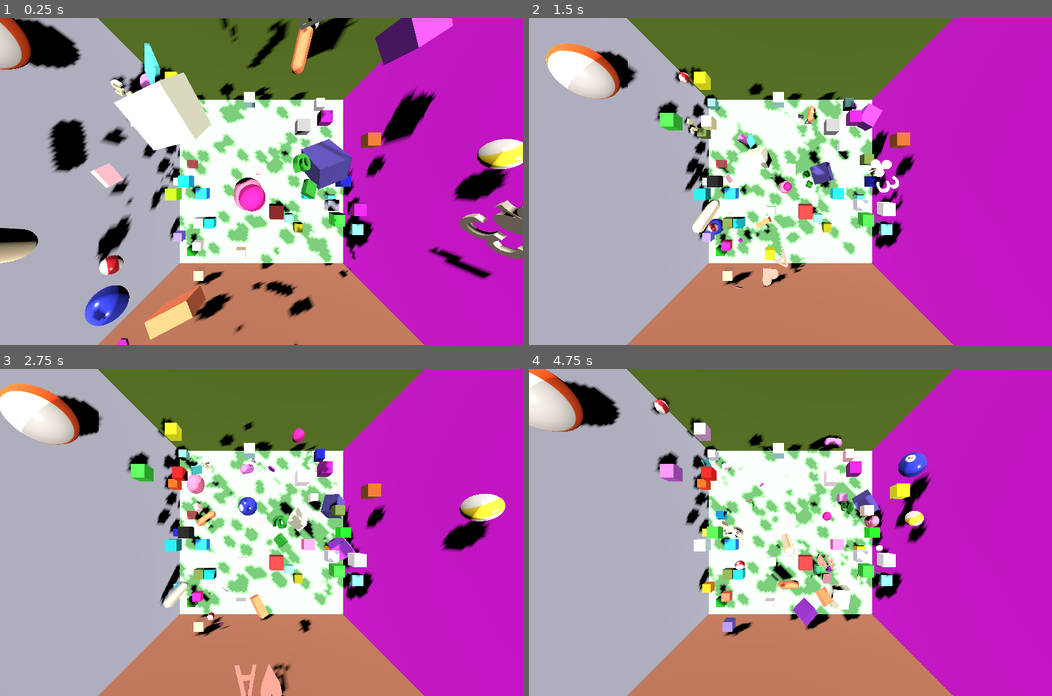
Above: before the commit, frames 1-4 (two rows, left to right).
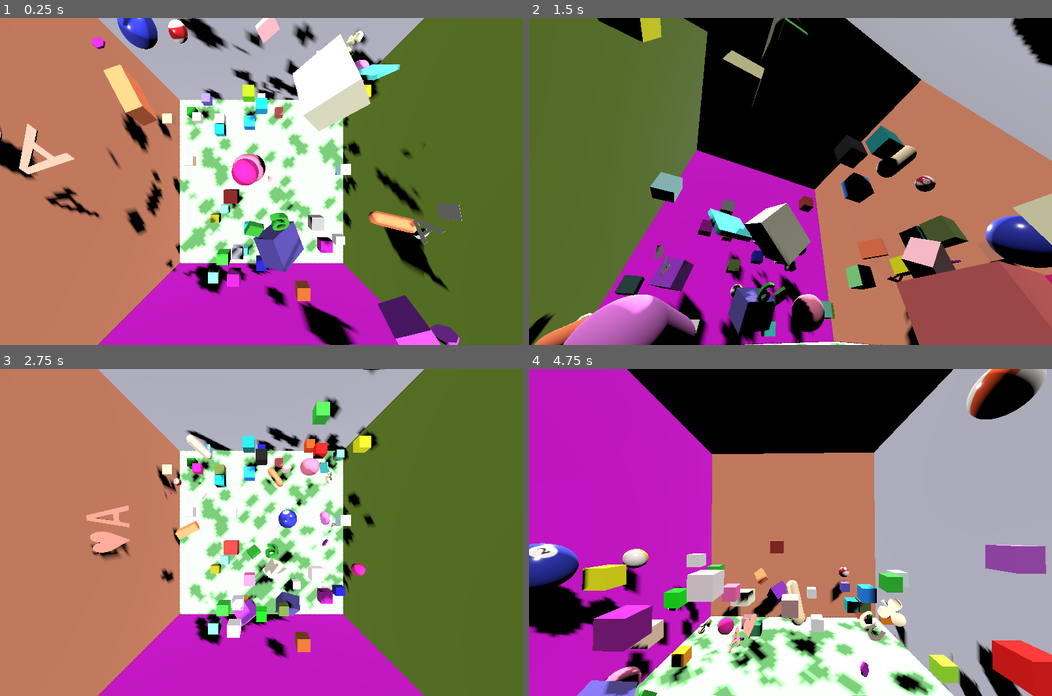
Above: after the commit, the same moments.

Repository: kasworld/gd4bounce
Game: Godot game, scene res://main.tscn
The game is run twice, just before and just after one commit, with the same random seed, the same clock (stepped at 60 frames per second) and the same inputs.
Inputs (mouse positions are in pixels of both pictures, inside the frame that each line leads up to):
- Up to frame 1 (0.25 s): no input
- Up to frame 2 (1.5 s): tap Enter at 0.5, 0.6, 1.35 s; move the mouse to (905, 165) at 0.52 s; click (905, 165) at 0.67 s; move the mouse to (685, 197) at 1.27 s; click (685, 197) at 1.42 s
- Up to frame 3 (2.75 s): move the mouse to (313, 460) at 2.02 s; tap Enter at 2.1 s; click (313, 460) at 2.17 s
- Up to frame 4 (4.75 s): move the mouse to (764, 597) at 2.77 s; tap Enter at 2.85, 3.6, 4.35 s; click (764, 597) at 2.92 s; move the mouse to (947, 581) at 3.52 s; click (947, 581) at 3.67 s; move the mouse to (633, 483) at 4.27 s; click (633, 483) at 4.42 s

The runs differ from the first frame. In frame 1, 95% of the frame differs, in the area x 0-100%, y 0-100%; in frame 2, 95%; in frame 3, 95%; in frame 4, 99%.

Commit message:
카메라 이동

Diff:
--- a/main.gd
+++ b/main.gd
@@ -1,6 +1,7 @@
 extends Node3D
 
 func _ready() -> void:
+	reset_camera_pos()
 	var deck = PlayingCard.make_deck_with_joker()
 	var n = 5
 	for i in n:
@@ -53,6 +54,7 @@
 
 var key2fn = {
 	KEY_ESCAPE:_on_button_esc_pressed,
+	KEY_ENTER:_on_카메라변경_pressed,
 }
 func _unhandled_input(event: InputEvent) -> void:
 	if event is InputEventKey and event.pressed:
@@ -64,3 +66,20 @@
 
 func _on_button_esc_pressed() -> void:
 	get_tree().quit()
+
+var camera_move = false
+func _process(delta: float) -> void:
+	var t = Time.get_unix_time_from_system() /-3.0
+	if camera_move:
+		$Camera3D.position = Vector3(sin(t)*10, sin(t)*10, cos(t)*10)
+		$Camera3D.look_at(Vector3.ZERO)
+
+func _on_카메라변경_pressed() -> void:
+	camera_move = !camera_move
+	if camera_move == false:
+		reset_camera_pos()
+
+func reset_camera_pos()->void:
+	$Camera3D.position = Vector3(0,10,0)
+	$Camera3D.look_at(Vector3.ZERO)
+	$Camera3D.far = 50
